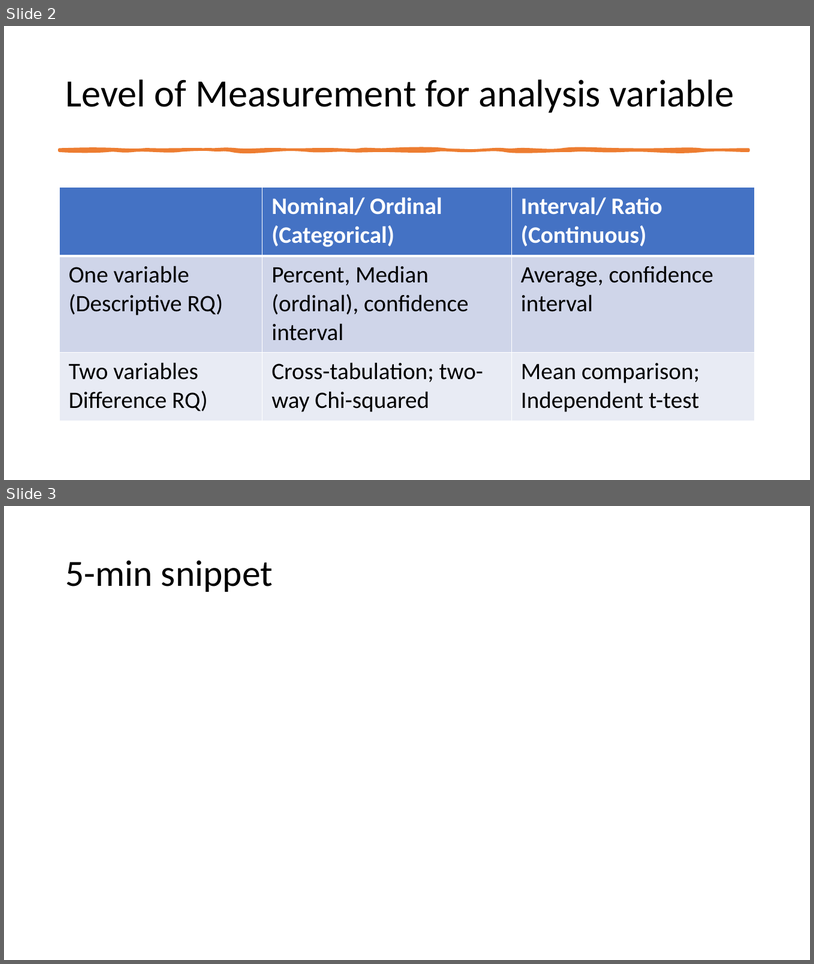
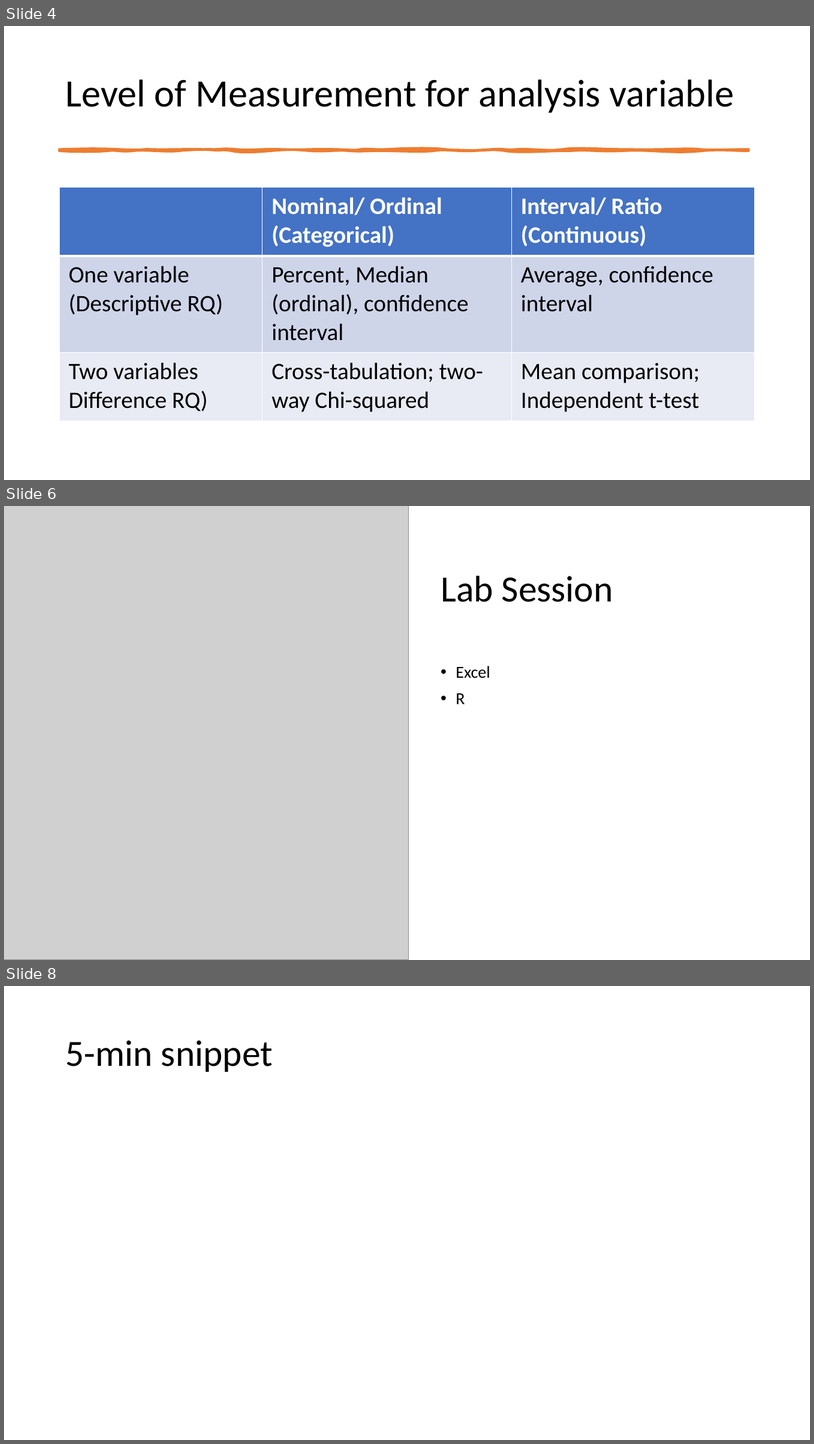
Before and after one commit to mikenguyen13/mar4050, a slide deck: lectures/9/2_Data Analysis Plan.pptx. Shown one above the other, each under a label of ours: slides 2 and 3 before the commit, slides 4, 6 and 8 after it; the slides between them are not shown. The pictures are 814x964 and 814x1444 pixels, drawn with LibreOffice and Linux fonts; fonts in the diff are those of the drawing; grey boxes stand for pictures. Boxes give left, top, right and bottom in pixels: in the first picture for what was removed or moved away, otherwise in the second. Text is boxed around its words. In the diff, an @@ line names an element or a change of style, - is before the commit and + after.

```diff
--- a/lectures/9/2_Data Analysis Plan.pptx
+++ b/lectures/9/2_Data Analysis Plan.pptx
@@ slide 6 added at <box>4,506,810,960</box>, background #FFFFFF @@
@@ picture added at <box>4,506,409,960</box> @@
@@ title added at <box>441,576,614,602</box>, 44 pt, text #000000 @@
+Lab Session
@@ text added at <box>456,666,490,704</box>, 20 pt, text #000000 @@
+• Excel
+• R
@@ what was slide 2 is now slide 4 @@
@@ what was slide 3 is now slide 8 @@
```
Also in this commit, not shown: 4 other slides added, 6 other files.
